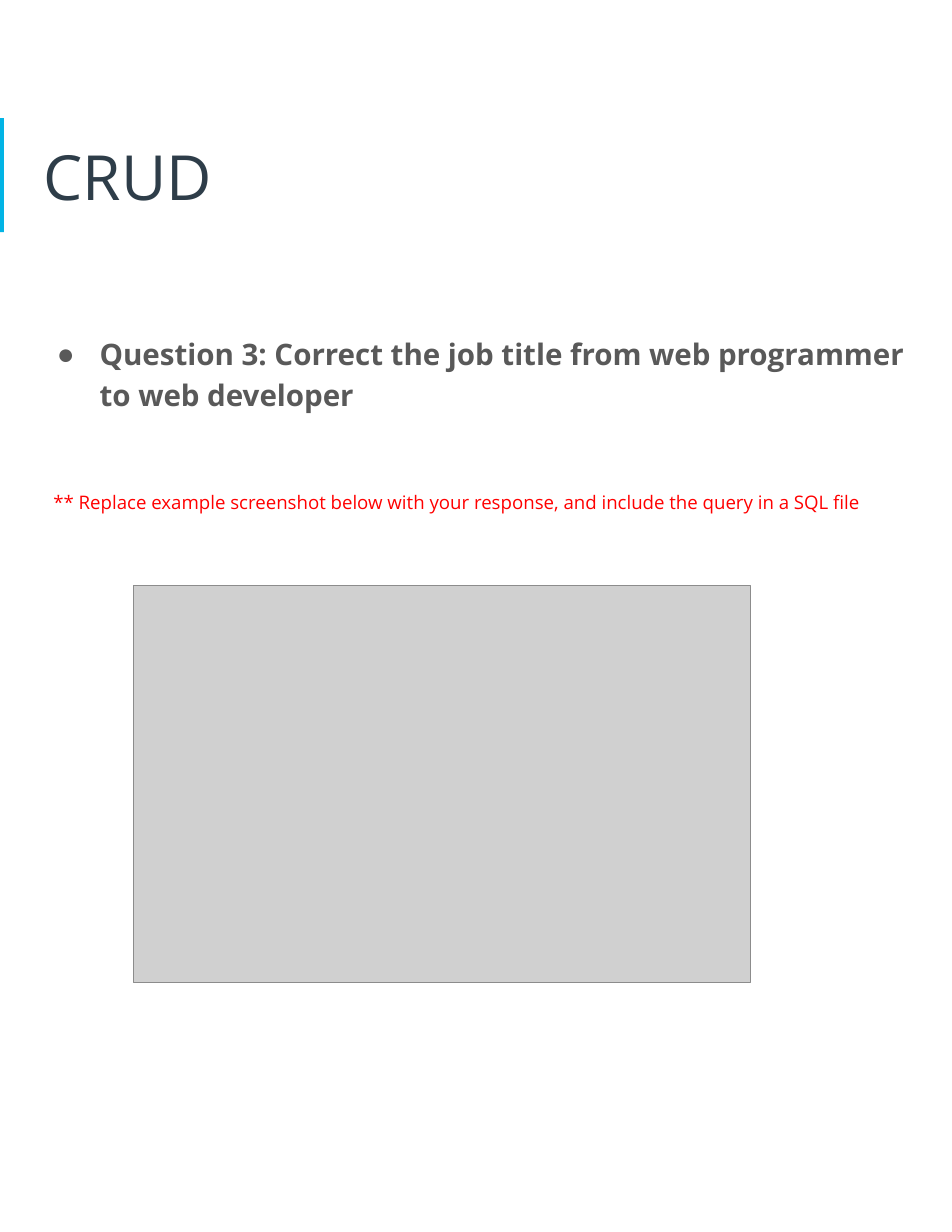
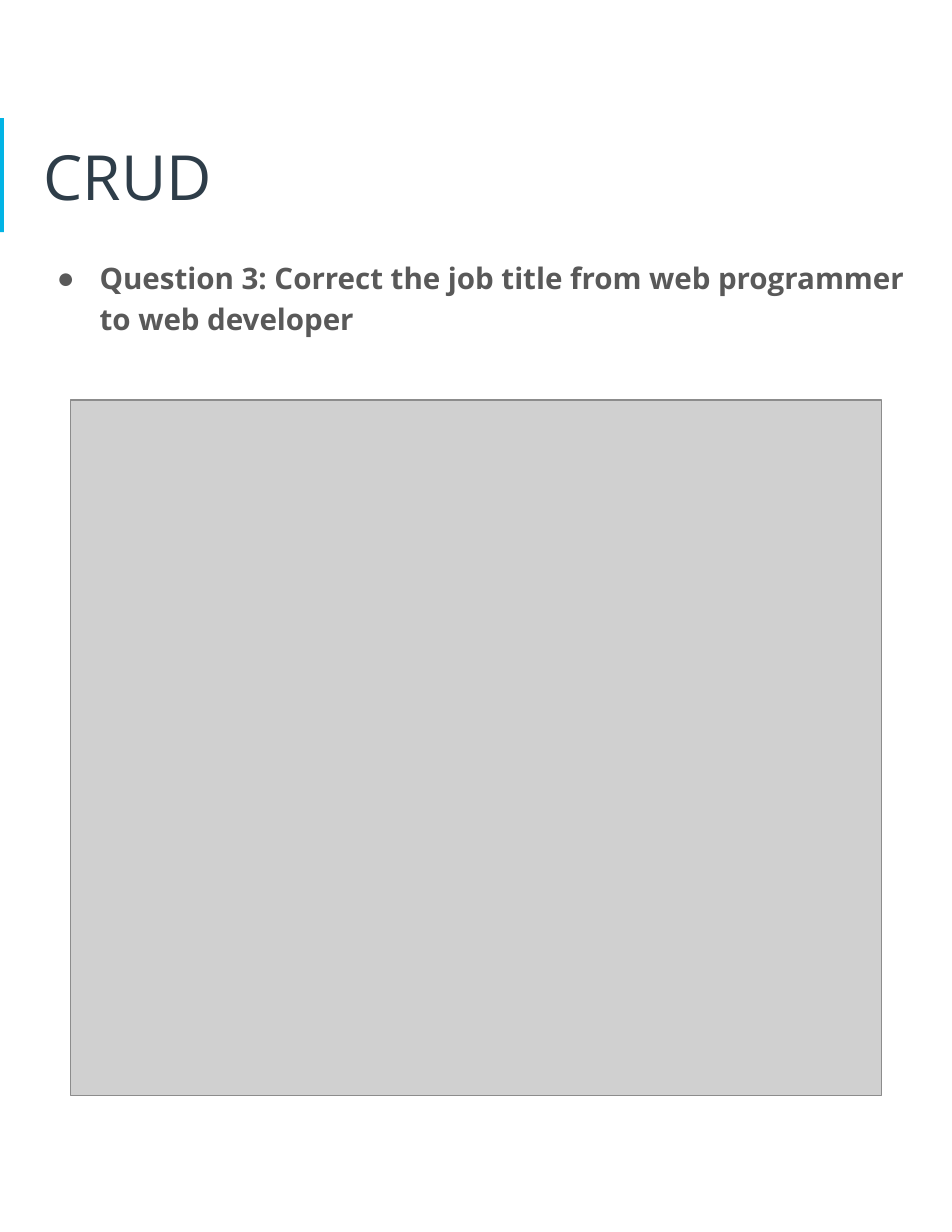
Before and after one commit to SwimLane2/udacity-ai-masters, a slide deck: slide 21 of Modules/03-Data-Architect/projects/Project 1 - Human Resources Database Design/report/HR_Database_Design_Project_Arjun_Avalakki_Mohan.pptx. Drawn at 952x1232 pixels with LibreOffice and Linux fonts; fonts in the diff are those of the drawing; grey boxes stand for pictures. Boxes give left, top, right and bottom in pixels: in the first picture for what was removed or moved away, otherwise in the second. Text is boxed around its words. In the diff, an @@ line names an element or a change of style, - is before the commit and + after.

```diff
--- a/Modules/03-Data-Architect/projects/Project 1 - Human Resources Database Design/report/HR_Database_Design_Project_Arjun_Avalakki_Mohan.pptx
+++ b/Modules/03-Data-Architect/projects/Project 1 - Human Resources Database Design/report/HR_Database_Design_Project_Arjun_Avalakki_Mohan.pptx
@@ text "Question 3: Correct the job ...": place and size @@
-text "Question 3: Correct the job ..." at box(79, 342, 904, 514)
+text "Question 3: Correct the job ..." at box(100, 266, 904, 337)
@@ picture added at box(71, 400, 881, 1095) @@
@@ text at box(79, 494, 859, 514): paragraph removed @@
-** Replace example screenshot below with your response, and include the query in a SQL file
@@ picture removed at box(133, 586, 750, 983) @@
```
Also in this commit, not shown: 8 other slides changed, 2 other files.
